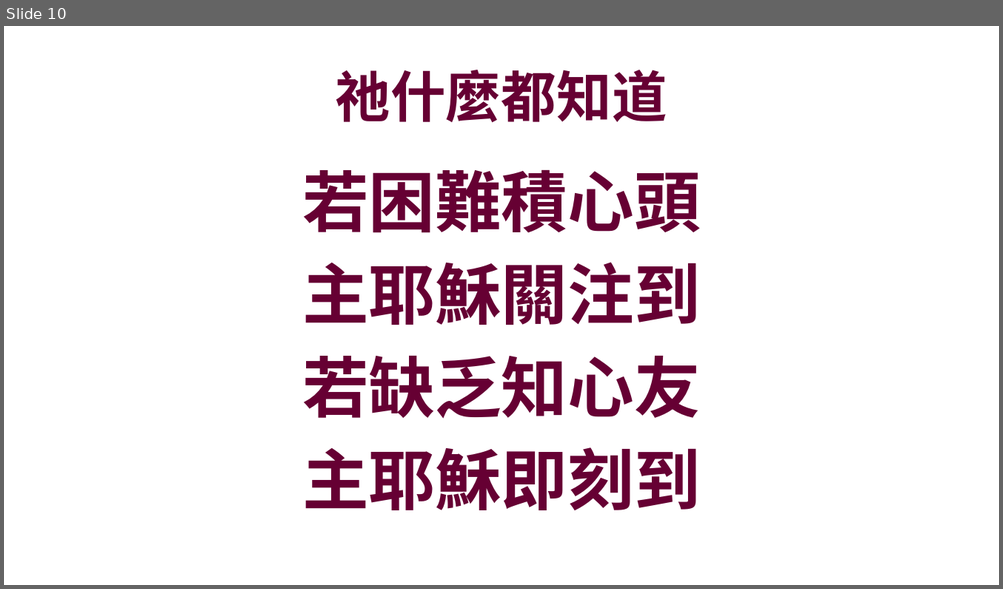
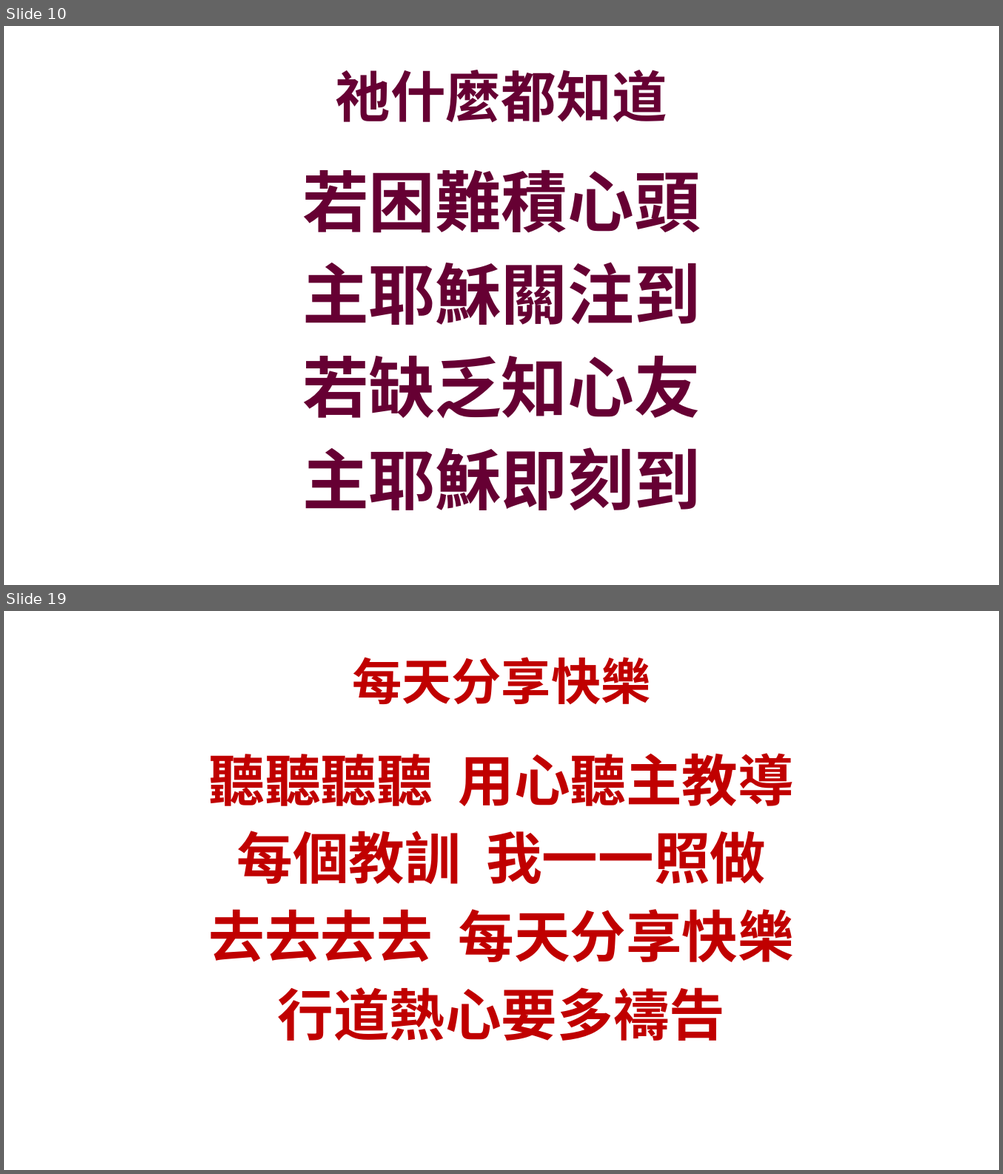
Before and after one commit to batisuoc/bible-school, a slide deck: 2020/6月.pptx. Shown one above the other, each under a label of ours: slide 10 before the commit, slides 10 and 19 after it; the slides between them are not shown. The pictures are 1003x589 and 1003x1174 pixels, drawn with LibreOffice and Linux fonts; fonts in the diff are those of the drawing; background and template pictures are left out. Boxes give left, top, right and bottom in pixels: in the first picture for what was removed or moved away, otherwise in the second. Text is boxed around its words. In the diff, an @@ line names an element or a change of style, - is before the commit and + after.

Commit message:
Update ppts

```diff
--- a/2020/6月.pptx
+++ b/2020/6月.pptx
@@ slide 19 added at (x1=4, y1=611, x2=999, y2=1170), background picture (left out) @@
@@ title added at (x1=352, y1=657, x2=650, y2=704), 48 pt, text #C00000, bold @@
+每天分享快樂
@@ text added at (x1=209, y1=753, x2=794, y2=1041), 54 pt, text #C00000, bold @@
+聽聽聽聽 用心聽主教導
+每個教訓 我一一照做
+去去去去 每天分享快樂
+行道熱心要多禱告
```
Also in this commit, not shown: 8 other slides added, 3 other files.
